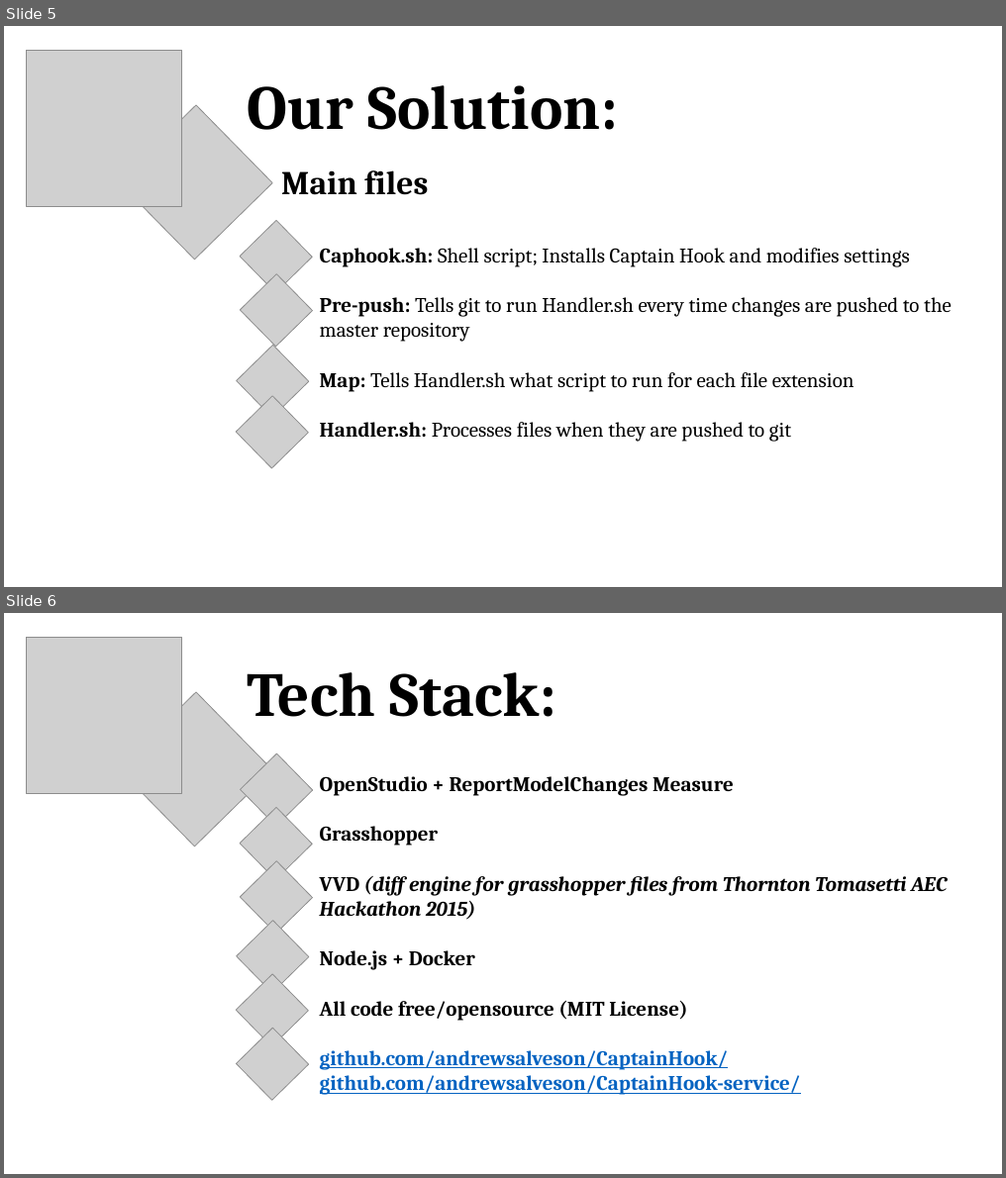
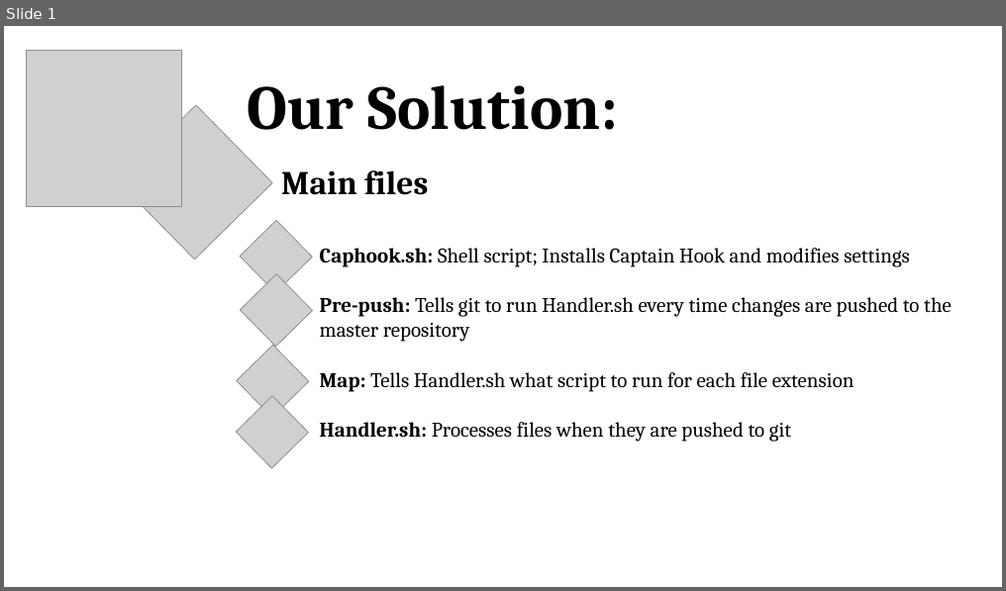
Before and after one commit to andrewsalveson/CaptainHook, a slide deck: presentation/CaptHook_Presentation_Luc.pptx. Shown one above the other, each under a label of ours: slides 5 and 6 before the commit, slide 1 after it. The pictures are 1006x1178 and 1006x591 pixels, drawn with LibreOffice and Linux fonts; fonts in the diff are those of the drawing; grey boxes stand for pictures. Boxes give left, top, right and bottom in pixels: in the first picture for what was removed or moved away, otherwise in the second. Text is boxed around its words. In the diff, an @@ line names an element or a change of style, - is before the commit and + after.

```diff
--- a/presentation/CaptHook_Presentation_Luc.pptx
+++ b/presentation/CaptHook_Presentation_Luc.pptx
@@ slide 6 removed at (4, 613, 1002, 1174), background #FFFFFF @@
@@ picture removed at (26, 637, 181, 792) @@
@@ picture removed at (119, 692, 273, 847) @@
@@ text removed at (248, 672, 556, 717) @@
-Tech Stack:
@@ picture removed at (241, 754, 313, 826) @@
@@ text removed at (320, 776, 946, 1095) @@
-OpenStudio + ReportModelChanges Measure
-Grasshopper
-VVD (diff engine for grasshopper files from Thornton Tomasetti AEC Hackathon 2015)
-Node.js + Docker
-All code free/opensource (MIT License)
-github.com/andrewsalveson/CaptainHook/
-github.com/andrewsalveson/CaptainHook-service/
@@ picture removed at (240, 808, 312, 879) @@
@@ picture removed at (240, 861, 312, 934) @@
@@ picture removed at (237, 921, 309, 992) @@
@@ picture removed at (236, 974, 308, 1047) @@
@@ picture removed at (236, 1029, 308, 1100) @@
@@ what was slide 5 is now slide 1 @@
```
Also in this commit, not shown: 6 other slides removed.
